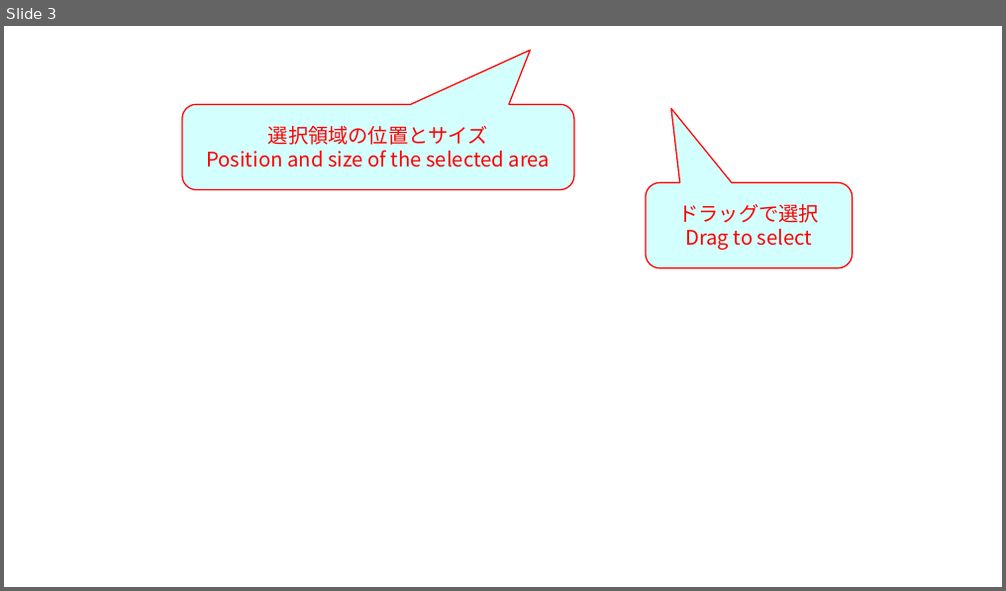
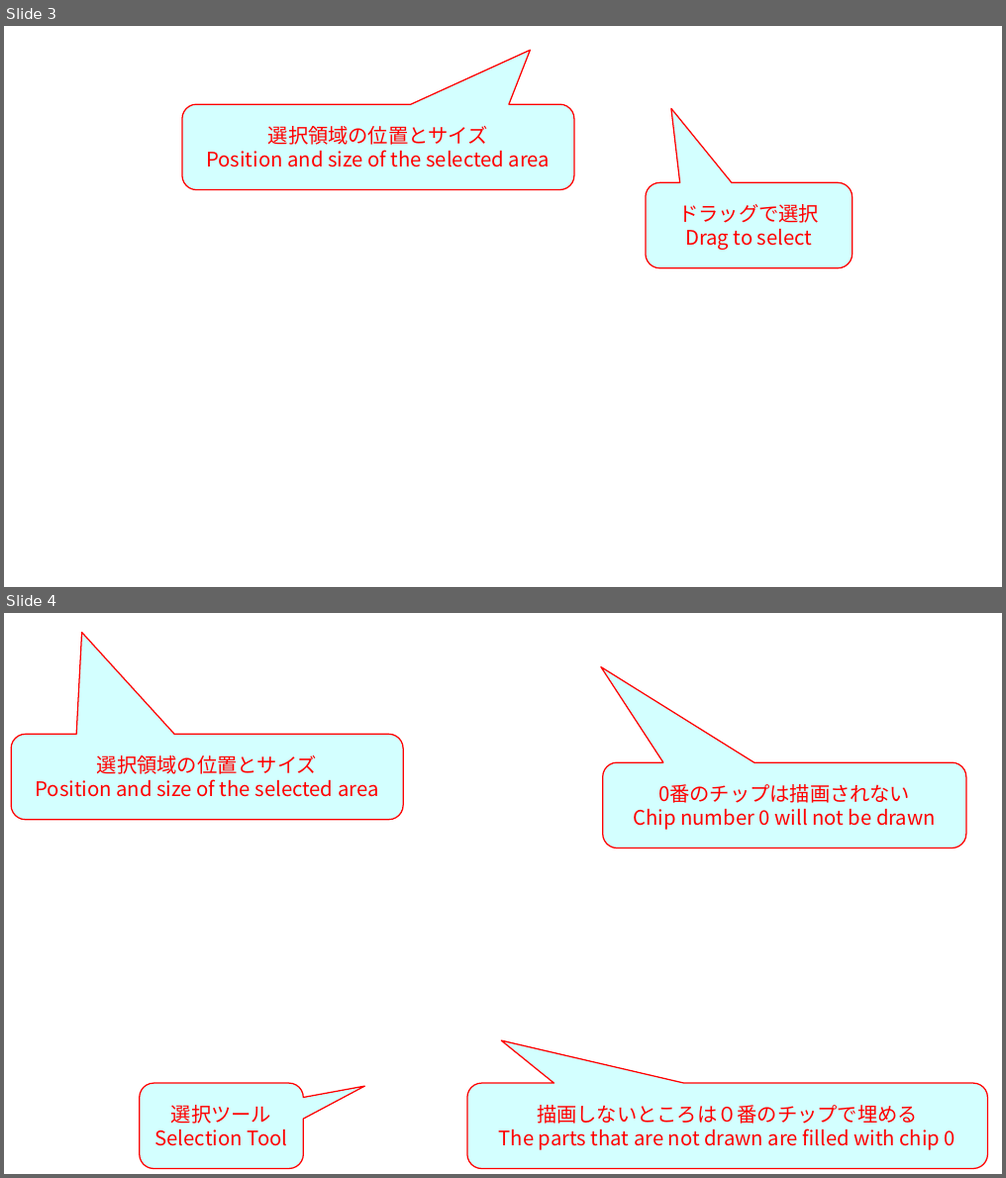
Before and after one commit to takezoff/x8support, a slide deck: work/x8_tuto_figures.odp. Shown one above the other, each under a label of ours: slide 3 before the commit, slides 3 and 4 after it. The pictures are 1006x591 and 1006x1178 pixels, drawn with LibreOffice and Linux fonts; fonts in the diff are those of the drawing; background and template pictures are left out. Boxes give left, top, right and bottom in pixels: in the first picture for what was removed or moved away, otherwise in the second. Text is boxed around its words. In the diff, an @@ line names an element or a change of style, - is before the commit and + after.

Commit message:
マップ表示のチュートリアルを追加

```diff
--- a/work/x8_tuto_figures.odp
+++ b/work/x8_tuto_figures.odp
@@ slide 4 added at (4,613,1002,1174), background picture (left out) @@
@@ rounded speech box added at (11,735,403,820), fill #CCFFFF at 85% opacity, outline #FF0000 0.99 pt, 16 pt, text #FF0000 @@
+選択領域の位置とサイズ
+Position and size of the selected area
@@ rounded speech box added at (603,762,966,848), fill #CCFFFF at 85% opacity, outline #FF0000 0.99 pt, 16 pt, text #FF0000 @@
+0番のチップは描画されない
+Chip number 0 will not be drawn
@@ rounded speech box added at (140,1084,304,1169), fill #CCFFFF at 85% opacity, outline #FF0000 0.99 pt, 16 pt, text #FF0000 @@
+選択ツール
+Selection Tool
@@ rounded speech box added at (467,1084,988,1169), fill #CCFFFF at 85% opacity, outline #FF0000 0.99 pt, 16 pt, text #FF0000 @@
+描画しないところは０番のチップで埋める
+The parts that are not drawn are filled with chip 0
```
Also in this commit, not shown: 4 other files.
